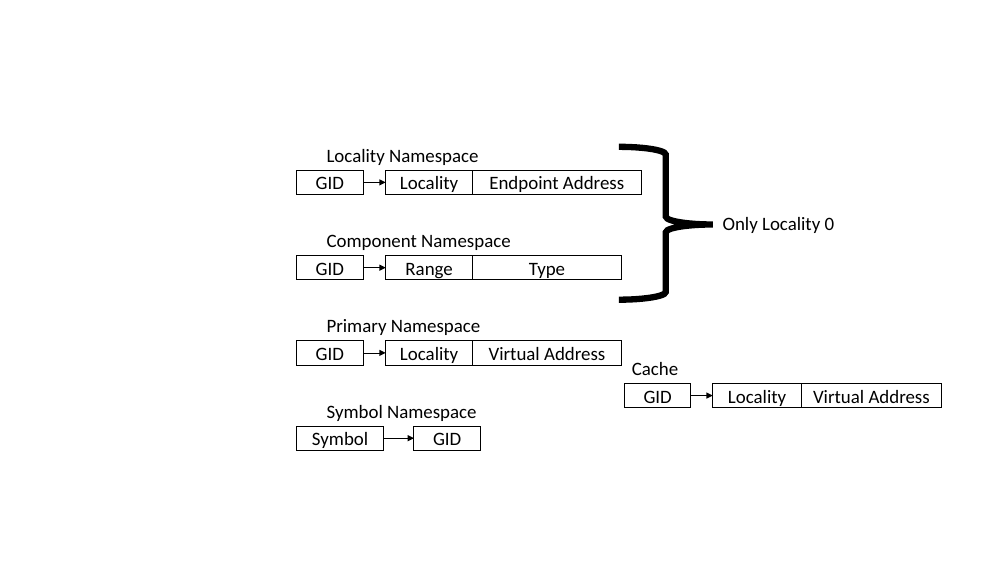
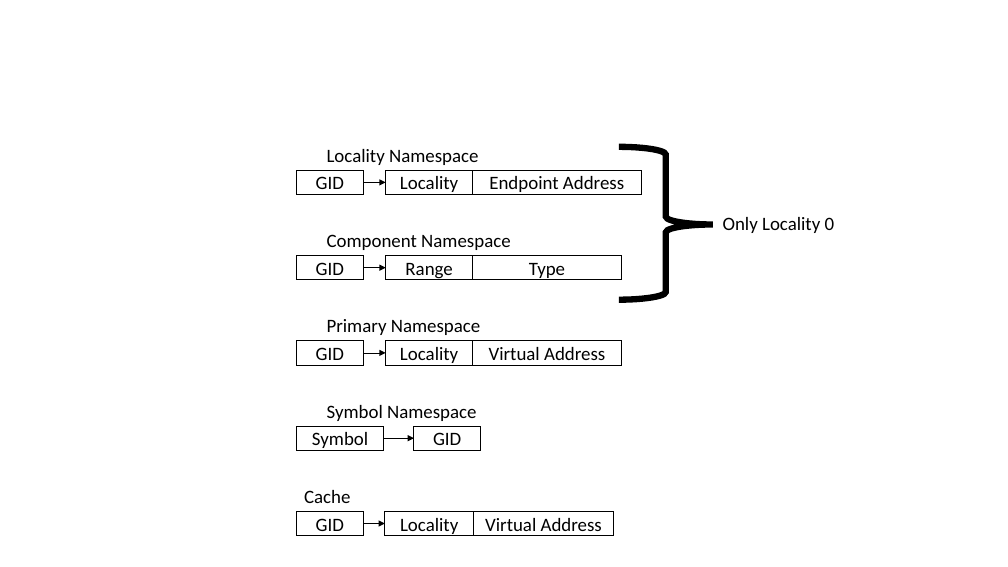
Before and after one commit to parsa/PAW-ATM-2018, a slide deck: slide 1 of illustrations/agas_intern.pptx. Drawn at 1008x567 pixels with LibreOffice and Linux fonts; fonts in the diff are those of the drawing. Boxes give left, top, right and bottom in pixels: in the first picture for what was removed or moved away, otherwise in the second. Text is boxed around its words. In the diff, an @@ line names an element or a change of style, - is before the commit and + after.

```diff
--- a/illustrations/agas_intern.pptx
+++ b/illustrations/agas_intern.pptx
@@ 3 rectangles, 1 text, 1 arrow: place and size @@
-3 rectangles, 1 text, 1 arrow at box(625, 362, 941, 408)
+3 rectangles, 1 text, 1 arrow at box(296, 490, 613, 535)
```
Also in this commit, not shown: 23 other files.
